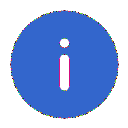
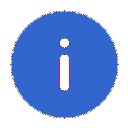
Before/after of a (128, 128) layered artwork. What changed in the layer stack:
painted on "Hintergrund Kopie" over [10, 10, 119, 119]
hid (unnamed layer) over [10, 10, 119, 119]
